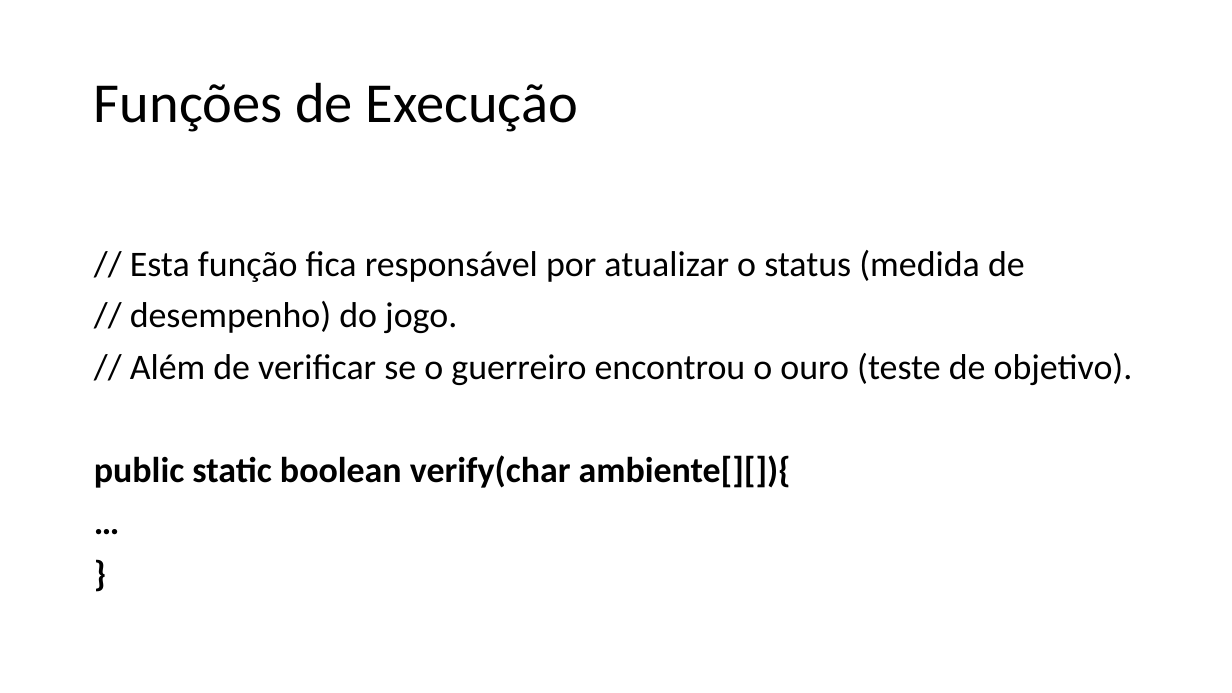
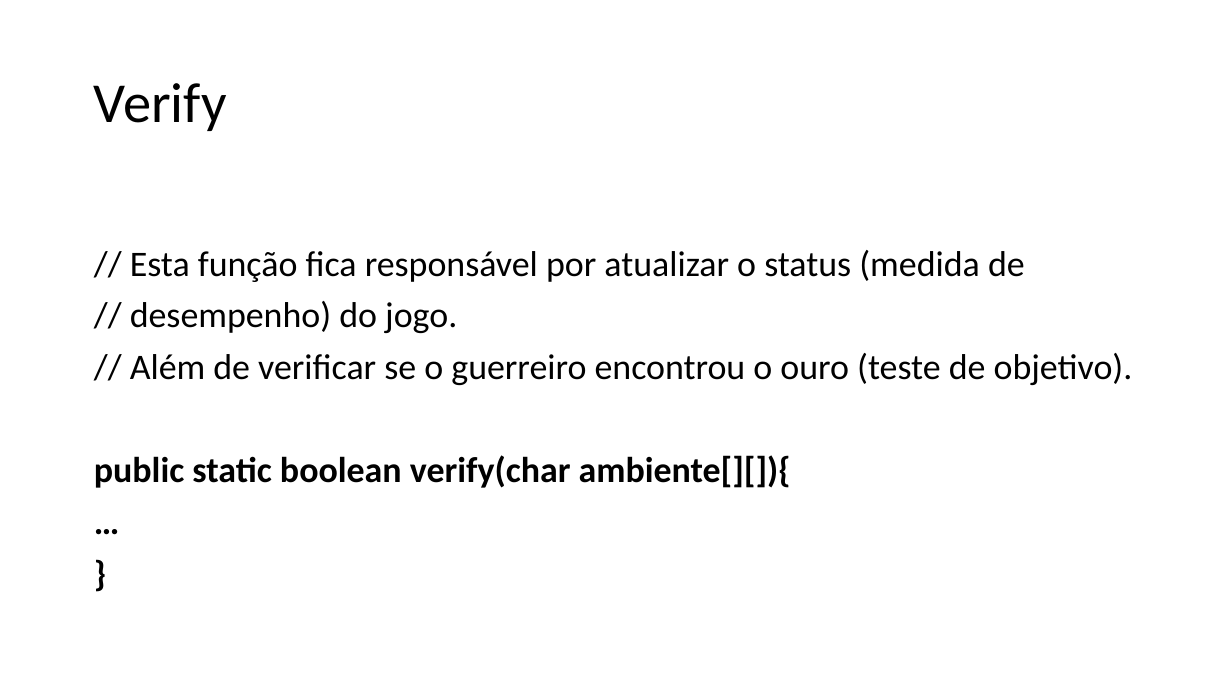
Before and after one commit to rodrigocarlos2/AgenteInteligente, a slide deck: slide 19 of Mundo do Wumpus.pptx. Drawn at 1232x693 pixels with LibreOffice and Linux fonts; fonts in the diff are those of the drawing. Boxes give left, top, right and bottom in pixels: in the first picture for what was removed or moved away, otherwise in the second. Text is boxed around its words. In the diff, an @@ line names an element or a change of style, - is before the commit and + after.

```diff
--- a/Mundo do Wumpus.pptx
+++ b/Mundo do Wumpus.pptx
@@ title at box(94, 83, 227, 131): text changed @@
-Funções de Execução
+Verify
```
Also in this commit, not shown: 7 other slides changed, 2 other files.
